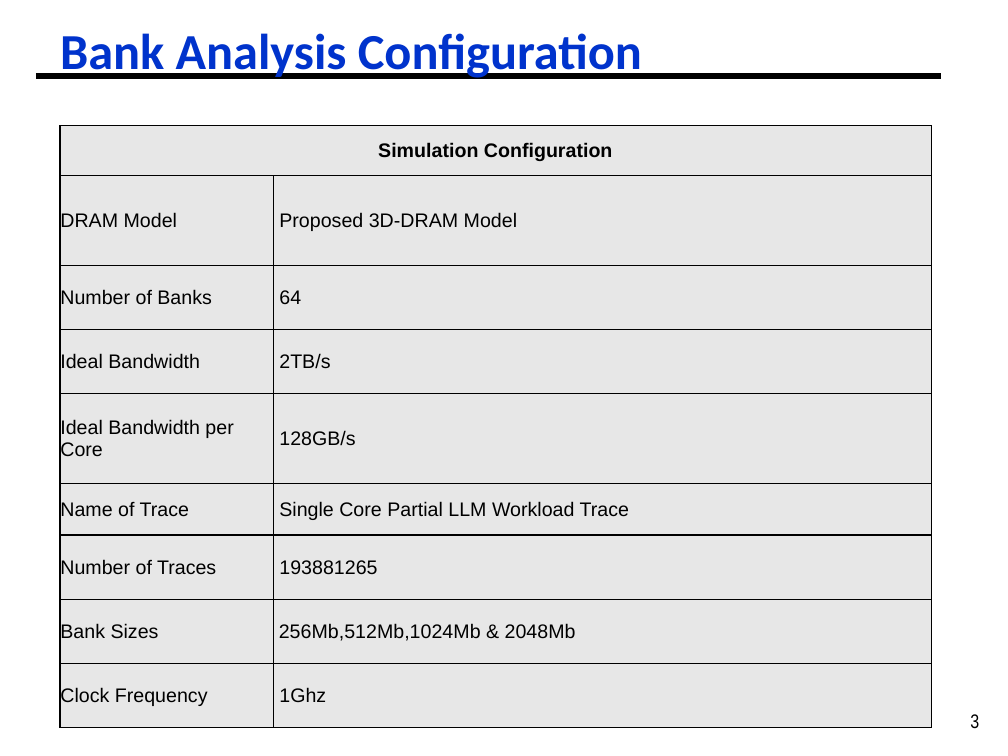
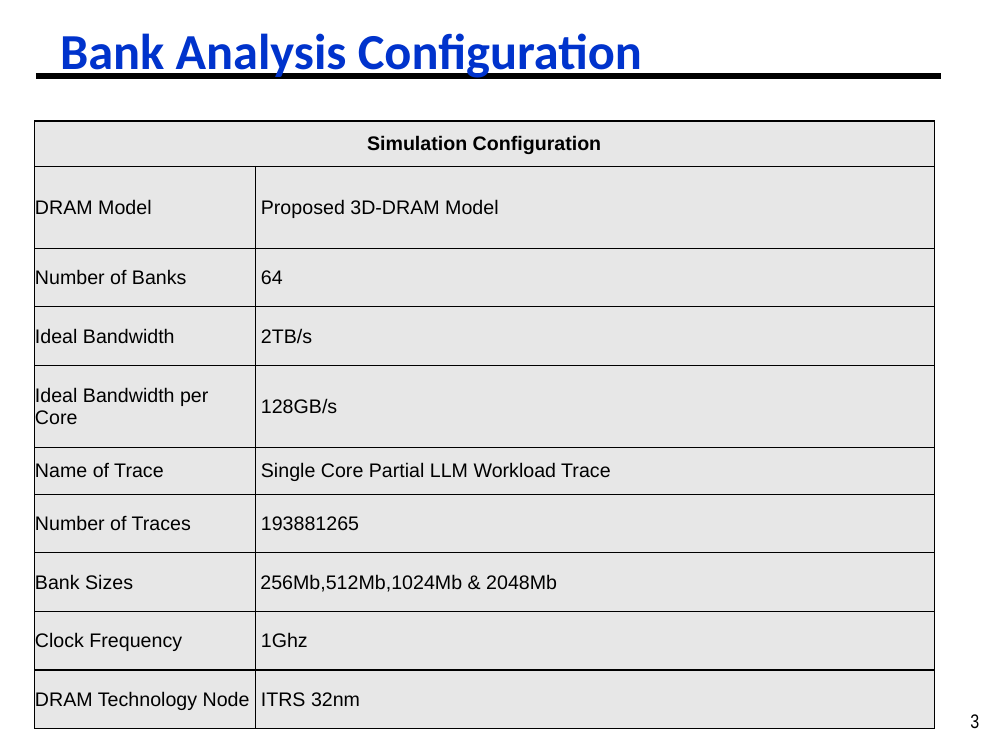
Before and after one commit to ph1223/Dram_controller, a slide deck: slide 3 of DRAM_System_Analysis/2025_06_25_Different_Bank_Sizes_Analysis.pptx. Drawn at 1008x756 pixels with LibreOffice and Linux fonts; fonts in the diff are those of the drawing. Boxes give left, top, right and bottom in pixels: in the first picture for what was removed or moved away, otherwise in the second. Text is boxed around its words. In the diff, an @@ line names an element or a change of style, - is before the commit and + after.

```diff
--- a/DRAM_System_Analysis/2025_06_25_Different_Bank_Sizes_Analysis.pptx
+++ b/DRAM_System_Analysis/2025_06_25_Different_Bank_Sizes_Analysis.pptx
@@ table at <box>34,121,934,729</box> @@
+row 10: DRAM Technology Node | ITRS 32nm
@@ table: place and size @@
-table at <box>60,126,931,728</box>
+table at <box>34,121,934,729</box>
```
Also in this commit, not shown: 4 other slides changed, 1 slide added, 15 other files.
